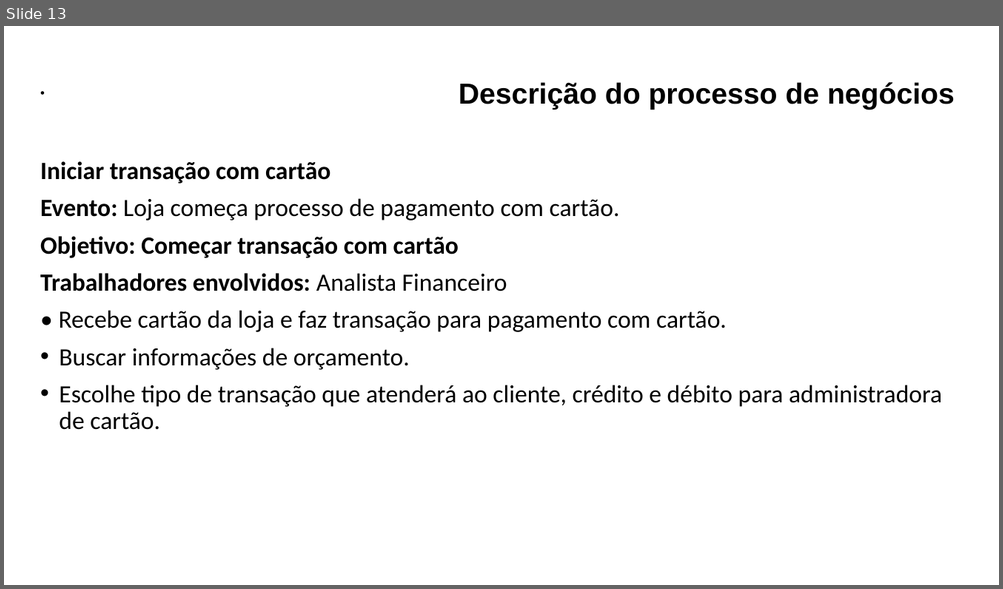
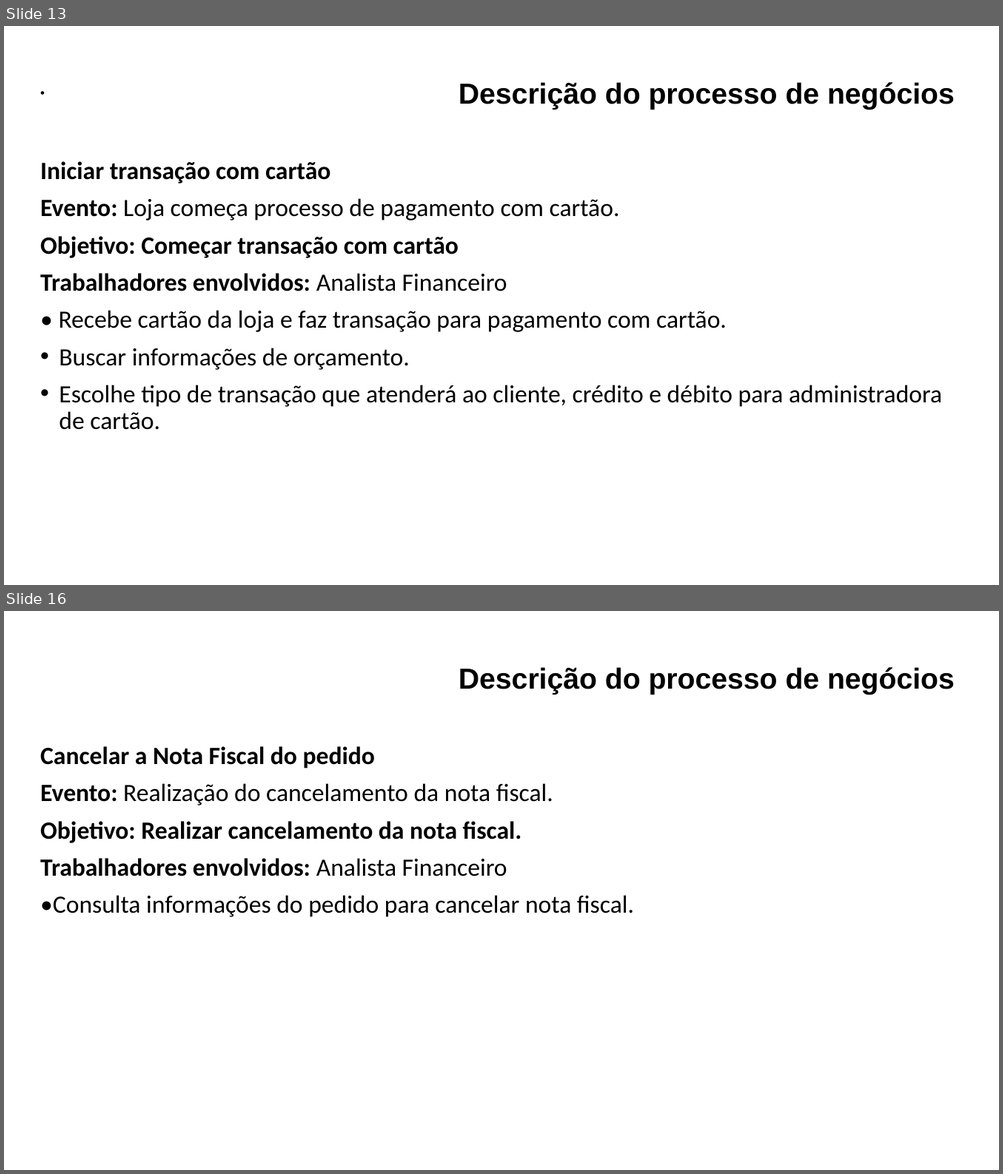
Before and after one commit to maapsystem/MaapSystem, a slide deck: artefatos/18 - Descrição de processos de Negócios.pptx. Shown one above the other, each under a label of ours: slide 13 before the commit, slides 13 and 16 after it; the slides between them are not shown. The pictures are 1003x589 and 1003x1174 pixels, drawn with LibreOffice and Linux fonts; fonts in the diff are those of the drawing. Boxes give left, top, right and bottom in pixels: in the first picture for what was removed or moved away, otherwise in the second. Text is boxed around its words. In the diff, an @@ line names an element or a change of style, - is before the commit and + after.

```diff
--- a/artefatos/18 - Descrição de processos de Negócios.pptx
+++ b/artefatos/18 - Descrição de processos de Negócios.pptx
@@ slide 16 added at [4,611,999,1170], background #FFFFFF @@
@@ text added at [40,667,954,917], 24 pt, text #000000, bold @@
+Descrição do processo de negócios
+Cancelar a Nota Fiscal do pedido
+Evento: Realização do cancelamento da nota fiscal.
+Objetivo: Realizar cancelamento da nota fiscal.
+Trabalhadores envolvidos: Analista Financeiro
+•Consulta informações do pedido para cancelar nota fiscal.
```
Also in this commit, not shown: 1 slide changed, 2 other slides added, 14 other files.
